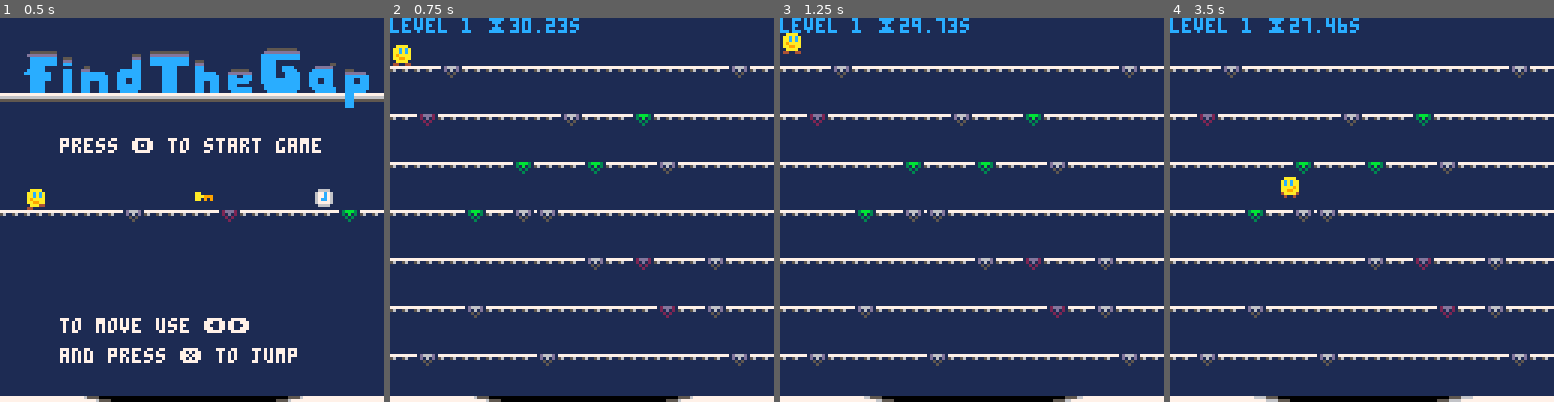
Above: before the commit, frames 1-4 (left to right).
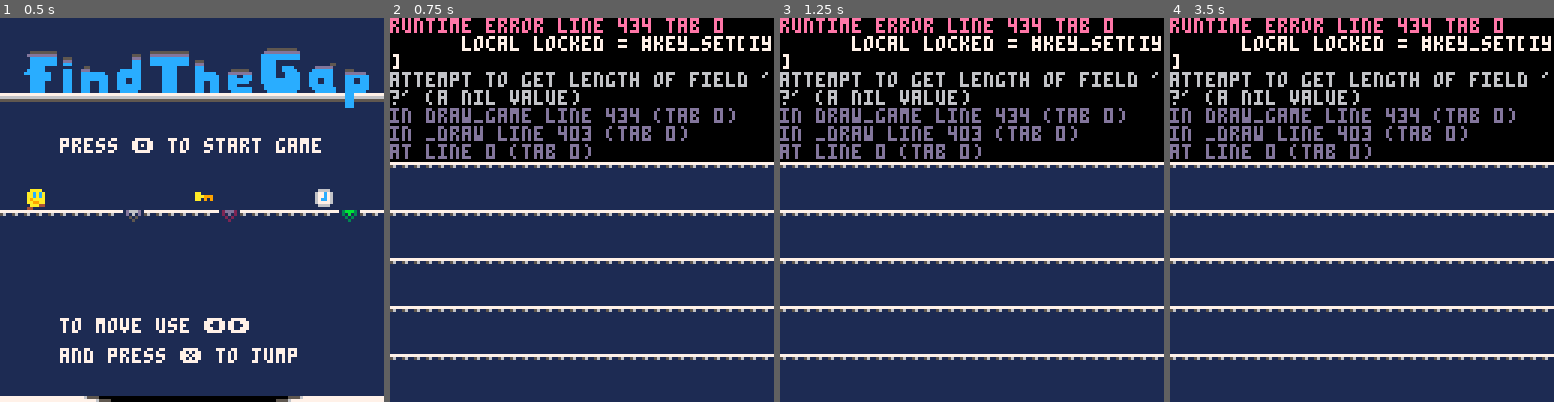
Above: after the commit, the same moments.

Repository: broquaint/pico8-carts
Game: PICO-8 cartridge findthegap.p8
Two runs of this game, one before a commit and one after it. Both use one fixed random seed, a clock stepped at 60 frames per second and the inputs below.
Inputs:
- Up to frame 1 (0.5 s): tap X (X key) at 0.33 s
- Up to frame 2 (0.75 s): tap O (Z key) at 0.7 s
- Up to frame 3 (1.25 s): tap X (X key) at 1.07 s
- Up to frame 4 (3.5 s): hold Right 1.6-2.1 s; tap O (Z key) every 0.4 s from 1.7 to 3.3 s; tap X (X key) at 1.85, 2.97 s; hold Right 2.47-3.03 s; hold Left from 3.08 s (still down)

Frame 1 is identical in both runs. In frame 2, 40% of the frame differs, in the area x 0-100%, y 0-100%; in frame 3, 40%; in frame 4, 41%.
Error after the commit: runtime error line 434 tab 0; local locked = #key_set[iy]; attempt to get length of field '?' (a nil value)

Commit message:
Telegraph where keys will be on the level
Based on some user feedback (thanks Kevin Thompson!).

Diff:
--- a/findthegap.p8
+++ b/findthegap.p8
@@ -50,7 +50,7 @@
    floor = 1
    bonus_level = level % 10 == 0
    floor_unlocked = true
-   key_at = {}
+   key_set = {}
    timers_seen = 0
    timer_at = {}
    if(not bonus_level) then
@@ -67,6 +67,7 @@
    new_highscore = false
 
    set_gaps()
+   set_keys()
 end
 
 function is_pos_in_set(pos_set, pos)
@@ -123,6 +124,28 @@
       end
       gapset[iy] = gaps
    end
+end
+
+function set_keys()
+   key_set = {{}}
+
+   if(bonus_level or level == 1) return
+
+   for iy = 2,7 do
+      local function key_gen()
+         return {(randn(15) * 8) - 1, iy * 16 - 8}
+      end
+      local keys = {}
+      if(randn(10) < level) then
+         for _ = 1, min(3, ceil(randn(level) / 4)) do
+            add(keys, find_free_tile(keys, key_gen))
+         end
+      end
+      key_set[iy] = keys
+   end
+   -- Ensure at least one floor is free of keys.
+   key_set[randn(#key_set - 2) + 2] = {}
+   add(key_set, {})
 end
 
 function jump()
@@ -174,10 +197,6 @@
          dy = 0
       end
    end
-end
-
-function tile_gen()
-   return {(randn(15) * 8) - 1, floor * 16 - 8}
 end
 
 function _update()
@@ -249,22 +268,13 @@
                floor += 1
                timer_at = {}
 
-               if(level > 1 and floor < 8 and randn(10) < level and not bonus_level) then
-                  floor_locked = true
-                  key_at = {}
-                  for _=1,min(3,ceil(randn(level)/4)) do
-                     add(key_at, find_free_tile(key_at, tile_gen))
-                  end
-                  -- printh("Keys at: " .. arr_to_str(key_at))
-                  sfx(5)
-               else
-                  floor_locked = false
-               end
+               floor_locked = #key_set[floor] > 0
 
                timer_max = min(flr(floor/5), 2)
                if(floor < 7 and level > 5 and randn(15) < level and timers_seen < timer_max and not bonus_level) then
                   timers_seen += 1
-                  timer_at = find_free_tile(key_at, tile_gen)
+                  local timer_gen = function () return {(randn(15) * 8) - 1, floor * 16 - 8} end
+                  timer_at = find_free_tile(key_set[floor], timer_gen)
                end
 
                sfx(sfx_drop_tbl[effect])
@@ -283,15 +293,16 @@
 
       if(not falling) then
          if(floor_locked) then
-            for idx,key in pairs(key_at) do
+            local keys = key_set[floor]
+            for idx,key in pairs(keys) do
                if((x + 6) > key[1] and x < (key[1] + 6)) then
-                  deli(key_at, idx)
+                  deli(keys, idx)
                   sfx(4)
                   break
                end
             end
 
-            if(#key_at == 0) floor_locked = false
+            if(#keys == 0) floor_locked = false
          end
 
          if(#timer_at > 0 and (x + 6) > timer_at[1] and x < (timer_at[1] + 6)) then
@@ -325,7 +336,7 @@
    end
 end
 
-function draw_key_at(keys)
+function draw_keys(keys)
    for key in all(keys) do
       local key_x = key[1]
       local key_y = key[2]
@@ -400,7 +411,7 @@
    cls(1)
    map(0, 16)
    -- rect(32, 32, 96, 96, 12)
-   draw_key_at({{64, 56}})
+   draw_keys({{64, 56}})
    draw_timer_at(104, 56)
    local at = flr(t() % 1 * 100)
    if(at < 25 or (at > 50 and at < 75)) then
@@ -423,11 +434,12 @@
 
    for iy=1,7 do
       local liney = iy * 16
-
+      local locked = #key_set[iy]
       for gap in all(gapset[iy]) do
-         if(floor_locked and floor == iy) then
-            spr(gap[3], gap[1], liney)
-            line(gap[1], liney, gap[2] - 1, liney, 13)
+         -- An indication that the floor is locked.
+         if(locked > 0) then
+            spr(gap[3] + 40, gap[1], liney)
+            line(gap[1] + 1, liney, gap[2] - 1, liney, 13)
          else
             spr(gap[3], gap[1], liney)
          end
@@ -437,8 +449,16 @@
    local running_time = t() - begin
    draw_void(running_time - extra_time)
 
-   if(floor_locked) then
-      draw_key_at(key_at)
+   for iy in all({floor, floor + 1}) do
+      local keys = key_set[iy] or {}
+      if(iy == floor) then
+         draw_keys(keys)
+      else
+         for key in all(keys) do
+            rectfill(key[1], key[2], key[1] + 2, key[2] + 2, 10)
+            pset(key[1] + 2, key[2] + 2, 9)
+         end
+      end
    end
 
    if(#timer_at > 0) then
@@ -558,14 +578,14 @@
 000000000000000000000000000000000000000000000000000000000aa99aa00aa99aa000000000000000000000000000000000000000000000000000000000
 00000000000000000000000000000000000000000000000000000000044aaa0000aaa44000000000000000000000000000000000000000000000000000000000
 00000000000000000000000000000000000000000000000000000000000004400440000000000000000000000000000000000000000000000000000000000000
-00000000000000000000000000000000777777777777777700000000000000000000000000000000000000000000000000000000000000000000000000000000
-0000000000000000000000000000000056005600560056000000000000aaaa0000aaaa0000000000000000000000000000000000000000000000000000000000
-000000000000000000000000000000000000000000000000000000000acacaa00aacaca000000000000000000000000000000000000000000000000000000000
-000000000000000000000000000000000000000000000000000000000acacaa00aacaca000000000000000000000000000000000000000000000000000000000
-000000000000000000000000000000000000000000000000000000000aaaa9a00a9aaaa000000000000000000000000000000000000000000000000000000000
-000000000000000000000000000000000000000000000000000000000aa99aa00aa99aa000000000000000000000000000000000000000000000000000000000
-0000000000000000000000000000000000000000000000000000000000aaa440044aaa0000000000000000000000000000000000000000000000000000000000
-00000000000000000000000000000000000000000000000000000000044000000000044000000000000000000000000000000000000000000000000000000000
+0000000000000000000000000000000077777777777777770000000000000000000000000000000071d666d10000000000000000712ddd21713bbb3100000000
+0000000000000000000000000000000056005600560056000000000000aaaa0000aaaa000000000011d161d100000000000000001121d1211131b13100000000
+000000000000000000000000000000000000000000000000000000000acacaa00aacaca000000000116515610000000000000000116212611163136100000000
+000000000000000000000000000000000000000000000000000000000acacaa00aacaca000000000116656610000000000000000116626611166366100000000
+000000000000000000000000000000000000000000000000000000000aaaa9a00a9aaaa000000000111111110000000000000000111111111111111100000000
+000000000000000000000000000000000000000000000000000000000aa99aa00aa99aa000000000111111110000000000000000111111111111111100000000
+0000000000000000000000000000000000000000000000000000000000aaa440044aaa0000000000111111110000000000000000111111111111111100000000
+00000000000000000000000000000000000000000000000000000000044000000000044000000000111111110000000000000000111111111111111100000000
 000000000000000070d666d0702ddd20703bbb300000000000000000000000000000000000000000000000000000000000000000000000000000000000000000
 000000000000000000d060d00020d0200030b030000000000000000000aaaa0000aaaa0000000000000000000000000000000000000000000000000000000000
 000000000000000000050500000202000003030000000000000000000acacaa00aacaca000000000000000000000000000000000000000000000000000000000
@@ -727,15 +747,15 @@
 
 
 __gff__
-0000010000020400000000000000000000000000000000000000000000000000000000000808000000000000000000000000010204000000000000000000000000000000000000000000000000000000000000000000000000000000000000000000000000000000000000000000000000000000000000000000000000000000
+0000010000020400000000000000000000000000000000000000000000000000010204000808000000000100000204000000010204000000000000000000000000000000000000000000000000000000000000000000000000000000000000000000000000000000000000000000000000000000000000000000000000000000
 0000000000000000000000000000000000000000000000000000000000000000000000000000000000000000000000000000000000000000000000000000000000000000000000000000000000000000000000000000000000000000000000000000000000000000000000000000000000000000000000000000000000000000
 __map__
-2626262223262626262223000000000000000000000000000000000000000000000000000000000000000000000000000000000000000000000000000000000000000000000000000000000000000000000000000000000000000000000000000000000000000000000000000000000000000000000000000000000000000000
+2626260023262626260023000000000000000000000000000000000000000000000000000000000000000000000000000000000000000000000000000000000000000000000000000000000000000000000000000000000000000000000000000000000000000000000000000000000000000000000000000000000000000000
 2626262626262626262626000000000000000000000000000000000000000000000000000000000000000000000000000000000000000000000000000000000000000000000000000000000000000000000000000000000000000000000000000000000000000000000000000000000000000000000000000000000000000000
 2425242524252425242524252525252525252425000000000000000000000000000000000000000000000000000000000000000000000000000000000000000000000000000000000000000000000000000000000000000000000000000000000000000000000000000000000000000000000000000000000000000000000000
 0000000000000016161616160000000000000035000000000000000000000000000000000000000000000000000000000000000000000000000000000000000000000000000000000000000000000000000000000000000000000000000000000000000000000000000000000000000000000000000000000000000000000000
 2424242424242424242424242525252525252425000000000000000000000000000000000000000000000000000000000000000000000000000000000000000000000000000000000000000000000000000000000000000000000000000000000000000000000000000000000000000000000000000000000000000000000000
-2222222200000000000000000000000000000035000000000000000000000000000000000000000000000000000000000000000000000000000000000000000000000000000000000000000000000000000000000000000000000000000000000000000000000000000000000000000000000000000000000000000000000000
+0000000000000000000000000000000000000035000000000000000000000000000000000000000000000000000000000000000000000000000000000000000000000000000000000000000000000000000000000000000000000000000000000000000000000000000000000000000000000000000000000000000000000000
 2425242524252425242524252425242524242425000000000000000000000000000000000000000000000000000000000000000000000000000000000000000000000000000000000000000000000000000000000000000000000000000000000000000000000000000000000000000000000000000000000000000000000000
 0000000000000000000000000000000000000035000000000000000000000000000000000000000000000000000000000000000000000000000000000000000000000000000000000000000000000000000000000000000000000000000000000000000000000000000000000000000000000000000000000000000000000000
 2425242524252425242524252425242524252425000000000000000000000000000000000000000000000000000000000000000000000000000000000000000000000000000000000000000000000000000000000000000000000000000000000000000000000000000000000000000000000000000000000000000000000000
